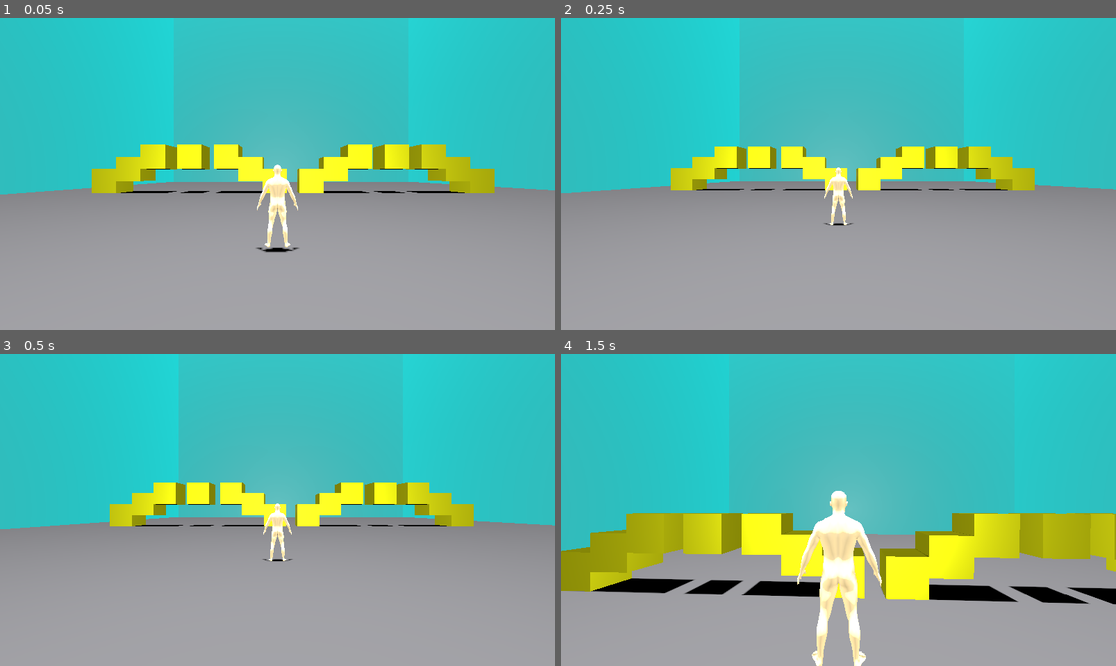
Above: before the commit, frames 1-4 (two rows, left to right).
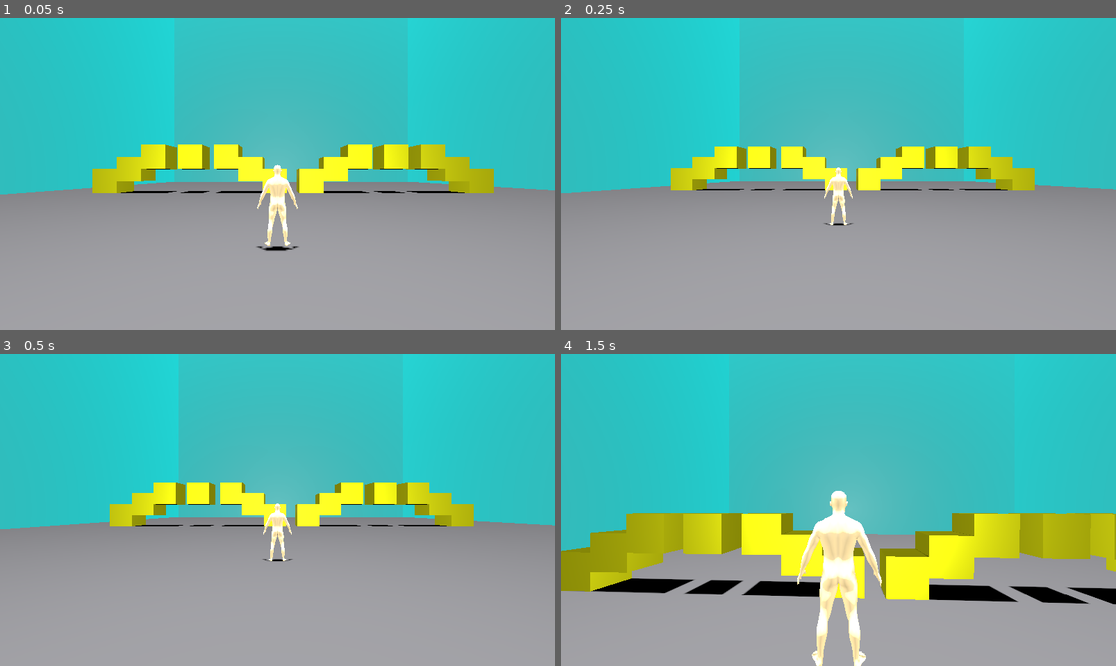
Above: after the commit, the same moments.

Repository: xcoderioslearn/test_3d_level
Game: Godot game, scene res://scenes/main.tscn
Same seed, same stepped clock (60 frames per second), same inputs: the game is played once before the commit and once after it.
Inputs (mouse positions are in pixels of both pictures, inside the frame that each line leads up to):
- Up to frame 1 (0.05 s): no input
- Up to frame 2 (0.25 s): no input
- Up to frame 3 (0.5 s): no input
- Up to frame 4 (1.5 s): tap Enter (ui_accept) at 0.5, 0.77 s; move the mouse to (866, 510) at 0.52 s; hold Mouse wheel down (wheel_down) 0.53-1.28 s; hold Up (ui_up) from 0.53 s (still down); move the mouse to (810, 510) at 1.27 s; tap Mouse wheel up (wheel_up) at 1.35 s

The runs differ from the first frame. In frame 1, 0.3% of the frame differs, in the area x 16-90%, y 38-76%; in frame 2, less than 0.1%; in frame 3, less than 0.1%; in frame 4, nothing differs.

Commit message:
closer test

Diff:
--- a/scenes/character.tscn
+++ b/scenes/character.tscn
@@ -35,5 +35,6 @@
 [node name="SpringPosition" type="Node3D" parent="SpringArmPivot/SpringArm3D"]
 
 [node name="Camera3D" type="Camera3D" parent="SpringArmPivot" node_paths=PackedStringArray("spring_arm")]
+transform = Transform3D(1, 0, 0, 0, 1, 0, 0, 0, 1, 0, 0, 0.251868)
 script = ExtResource("4_wfnr8")
 spring_arm = NodePath("../SpringArm3D/SpringPosition")
